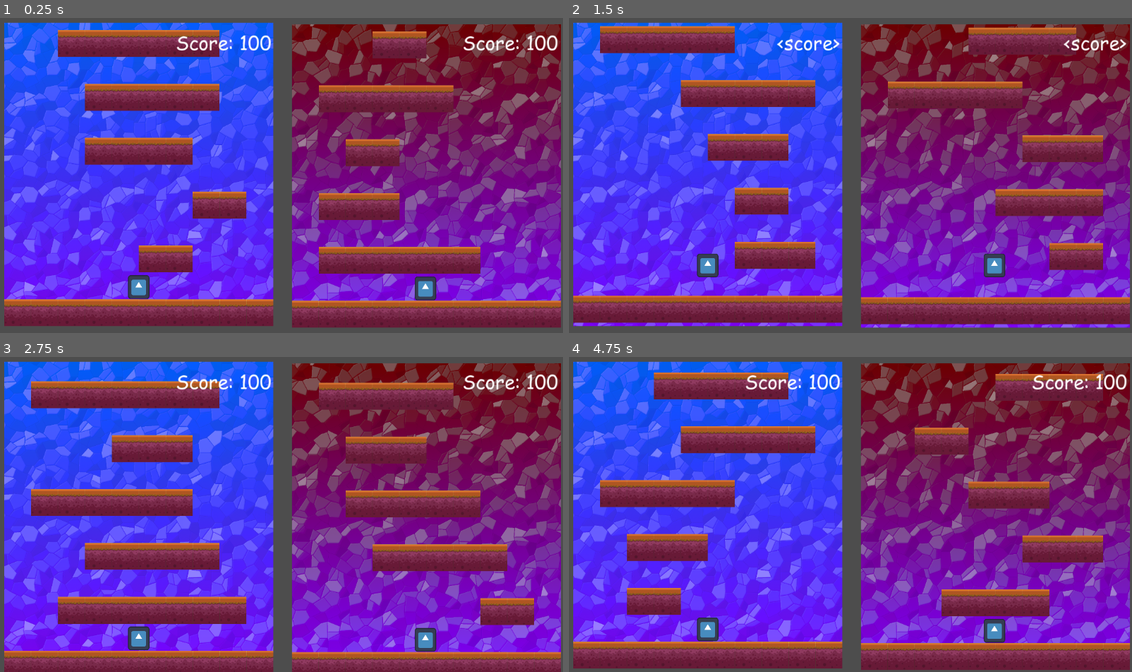
Above: before the commit, frames 1-4 (two rows, left to right).
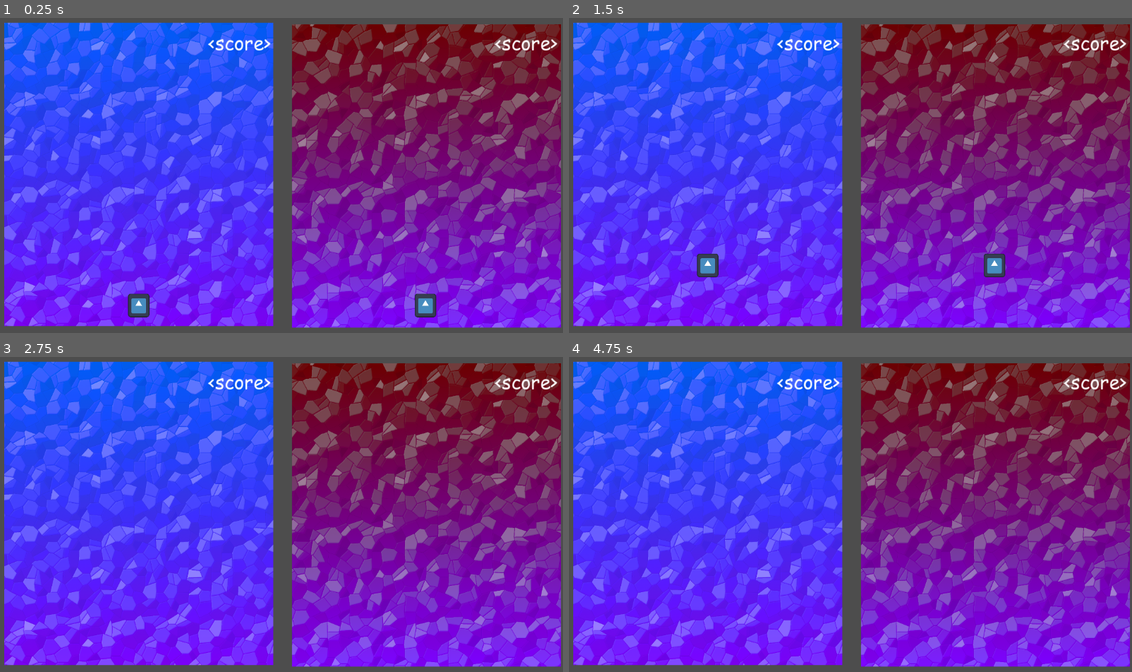
Above: after the commit, the same moments.

Repository: LegacyMD/xd_tower
Game: Godot game, scene res://scenes/root_scene.tscn
The game is run twice, just before and just after one commit, with the same random seed, the same clock (stepped at 60 frames per second) and the same inputs. The engine's default icon, where the game draws it, is replaced by a stand-in: a white triangle on a blue panel in a dark square.
Inputs:
- Up to frame 1 (0.25 s): no input
- Up to frame 2 (1.5 s): hold R 0.53-1.28 s; tap R at 1.35 s
- Up to frame 3 (2.75 s): hold R from 2.03 s (still down)
- Up to frame 4 (4.75 s): release R at 2.78 s; tap R at 2.85, 4.35 s; hold R 3.53-4.28 s

The runs differ from the first frame. In frame 1, 24% of the frame differs, in the area x 0-100%, y 3-99%; in frame 2, 22%; in frame 3, 27%, in the area x 0-100%, y 5-100%; in frame 4, 23%.

Commit message:
Use Moniczka's textures for PlatformTile'

Diff:
--- a/scenes/platform_spawner.gd
+++ b/scenes/platform_spawner.gd
@@ -23,17 +23,24 @@
     var y = (row * tile_size.y) + player_view_rect.position.y + (tile_size.y / 2)
     return { x = x, y = y }
 
-func _create_tile(tile_scene, column, row, tile_size, player_view_rect):
+func _create_tile(tile_scene, column, row, tile_size, player_view_rect, index_in_row, tiles_in_a_row):
     var instance = tile_scene.instantiate()
     var position = _pixel_pos_from_column_row(column, row, tile_size, player_view_rect)
     instance.position.x = position.x
     instance.position.y = position.y
     instance.name = "PlatformTile_x%d_y%d" % [column, row]
+
+    if index_in_row == 0:
+        instance.set_texture(PlatformTile.TileType.Left)
+    elif index_in_row == tiles_in_a_row - 1:
+        instance.set_texture(PlatformTile.TileType.Right)
+    else:
+        instance.set_texture(PlatformTile.TileType.Middle)
     return instance
 
 func _fill_starting_platform_tiles(root, tile, tile_size, row, tiles_in_a_row, player_view_rect):
     for c in tiles_in_a_row:
-        var instance = _create_tile(tile, c, row, tile_size, player_view_rect)
+        var instance = _create_tile(tile, c, row, tile_size, player_view_rect, c, tiles_in_a_row)
         root.add_child.call_deferred(instance)
 
 # Function to generate a sample from an approximate normal distribution
@@ -66,7 +73,7 @@
 func _fill_platform_tiles(platform_offset, platform_length, root, tile, row, tile_size, player_view_rect):
     for c in platform_length:
         var column = platform_offset + c
-        var instance = _create_tile(tile, column, row, tile_size, player_view_rect)
+        var instance = _create_tile(tile, column, row, tile_size, player_view_rect, c, platform_length)
         root.add_child.call_deferred(instance)
 
 func _init_platforms(player_view_name, tiles_dimensions, tile_size, player_view_rect):
--- a/scenes/platform_tile.gd
+++ b/scenes/platform_tile.gd
@@ -1,4 +1,12 @@
 extends Node2D
+
+class_name PlatformTile
+
+enum TileType {
+    Left,
+    Middle,
+    Right
+}
 
 # Called when the node enters the scene tree for the first time.
 func _ready():
@@ -10,6 +18,24 @@
     apply_scale(Vector2(adjusted_scale, adjusted_scale))
     pass # Replace with function body.
 
+func set_texture(tile_type : TileType):
+    var rect : Rect2
+
+    # Do not comment this.
+    # Do not judge me.
+    # I don't know how to use texture atlases the cool way.
+    # I'll learn someday.
+    if tile_type == TileType.Left:
+        rect = Rect2(44, 62, 128, 128)
+    elif tile_type == TileType.Right:
+        rect = Rect2(565, 62, 128, 128)
+    else:
+        if randi() % 2 == 0:
+            rect = Rect2(225, 62, 128, 128)
+        else:
+            rect = Rect2(391, 62, 128, 128)
+
+    $Sprite2D.region_rect = rect
 
 # Called every frame. 'delta' is the elapsed time since the previous frame.
 func _process(_delta):
--- a/scenes/platform_tile.tscn
+++ b/scenes/platform_tile.tscn
@@ -1,21 +1,21 @@
 [gd_scene load_steps=5 format=3 uid="uid://q0a51iybijua"]
 
 [ext_resource type="Script" path="res://scenes/platform_tile.gd" id="1_gc5ne"]
-[ext_resource type="Texture2D" uid="uid://nri5rrjxmxus" path="res://images/tileset.png" id="2_aeuao"]
+[ext_resource type="Texture2D" uid="uid://dkw2tnwwkwnuo" path="res://images/sheet1.png" id="2_fxl7y"]
 
 [sub_resource type="RectangleShape2D" id="RectangleShape2D_jgytd"]
 size = Vector2(97.5, 24.5)
 
 [sub_resource type="RectangleShape2D" id="RectangleShape2D_muq3m"]
-size = Vector2(96, 96)
+size = Vector2(127, 126)
 
 [node name="PlatformTile" type="Node2D"]
 script = ExtResource("1_gc5ne")
 
 [node name="Sprite2D" type="Sprite2D" parent="."]
-texture = ExtResource("2_aeuao")
+texture = ExtResource("2_fxl7y")
 region_enabled = true
-region_rect = Rect2(229.377, 22.081, 96, 96)
+region_rect = Rect2(391, 62, 128, 128)
 
 [node name="OneDirectionCollider" type="StaticBody2D" parent="."]
 collision_layer = 2
@@ -32,5 +32,6 @@
 collision_mask = 0
 
 [node name="CollisionShape2D" type="CollisionShape2D" parent="FullCollider"]
+position = Vector2(0.5, -1)
 shape = SubResource("RectangleShape2D_muq3m")
 debug_color = Color(0, 0.6, 0.701961, 0.419608)
